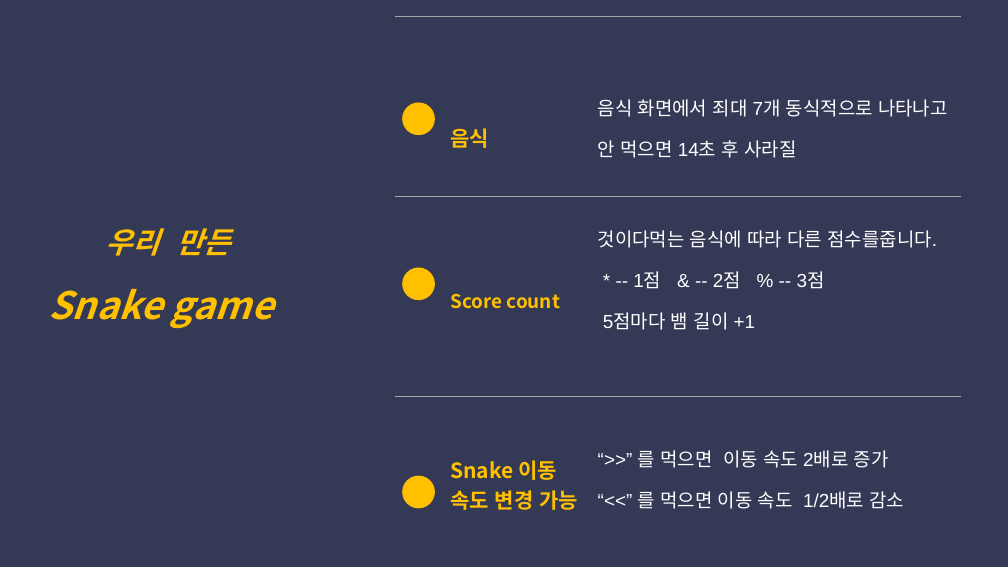
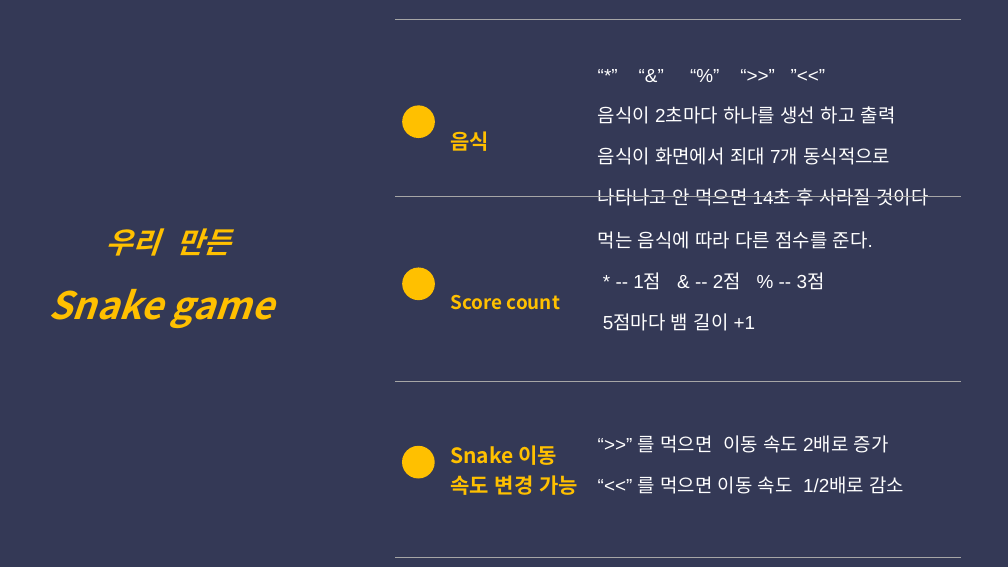
Before and after one commit to chenzijian0/Linux_SnakeGame, a slide deck: slide 4 of Snake_game.pptx. Drawn at 1008x567 pixels with LibreOffice and Linux fonts; fonts in the diff are those of the drawing. Boxes give left, top, right and bottom in pixels: in the first picture for what was removed or moved away, otherwise in the second. Text is boxed around its words. In the diff, an @@ line names an element or a change of style, - is before the commit and + after.

```diff
--- a/Snake_game.pptx
+++ b/Snake_game.pptx
@@ table at (395, 19, 962, 548) @@
-row 1, column 2: 음식 화면에서 죄대 7개 동식적으로 나타나고 안 먹으면 14초 후 사라질
+row 1, column 2: “*” “&” “%” “>>” ”<<” / 음식이 2초마다 하나를 생선 하고 출력 / 음식이 화면에서 죄대 7개 동식적으로 나타나고 안 먹으면 14초 후 사라질 것이다
-row 2, column 2: 것이다먹는 음식에 따라 다른 점수를줍니다. / * -- 1점 & -- 2점 % -- 3점 / 5점마다 뱀 길이 +1
+row 2, column 2: 먹는 음식에 따라 다른 점수를 준다. / * -- 1점 & -- 2점 % -- 3점 / 5점마다 뱀 길이 +1
@@ ellipse: place and size @@
-ellipse at (402, 476, 435, 508)
+ellipse at (402, 446, 435, 479)
```
Also in this commit, not shown: 7 other slides changed, 1 other file.
